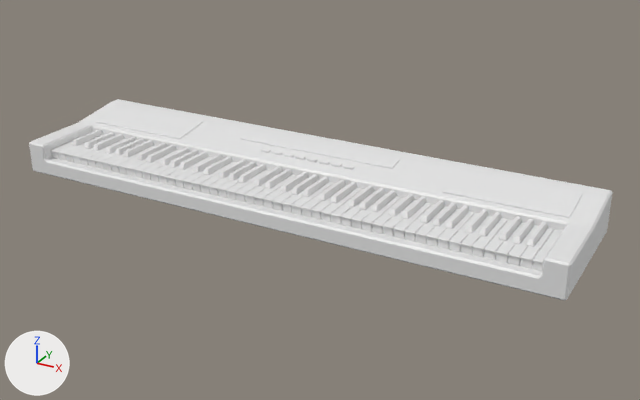
The FBX model Assets/Instruments/Piano/Models/piano.fbx: old version first, new version second.
Camera for both pictures: a camera (50 mm lens) standing at (1.027, -1.728, 0.831) and looking at (0.059, 0.032, -0.049). Lighting does not change. The marker at lower left points along +X, +Y and +Z. The picture after the commit comes second.

Objects in the first picture: 'Piano'.
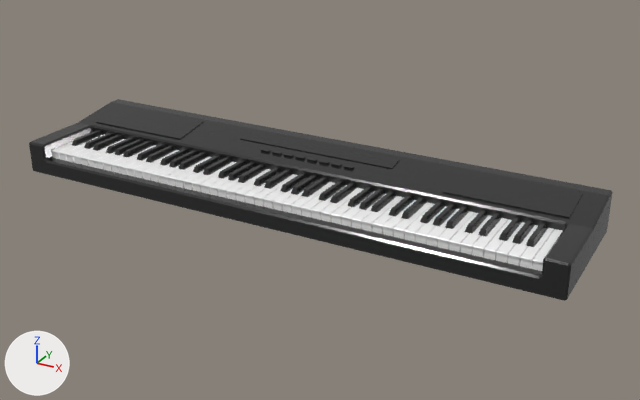
Commit message: fix(piano): Piano_fix를 Piano로 통합

Patch to the scene script:
```diff
--- a/Assets/Instruments/Piano/Models/piano.fbx.py
+++ b/Assets/Instruments/Piano/Models/piano.fbx.py
@@ mat_piano_key_black @@
+mat_piano_key_black = principled_material('Piano_Key_Black')
+mat_piano_key_black.base_color = (0.02, 0.02, 0.02)  # black #272727
+mat_piano_key_black.roughness = 0.2
@@ mat_piano_key_white @@
+mat_piano_key_white = principled_material('Piano_Key_White')
+mat_piano_key_white.base_color = (0.95, 0.95, 0.95)  # white #f9f9f9
+mat_piano_key_white.roughness = 0.25
@@ mat_piano_body @@
+mat_piano_body = principled_material('Piano_Body')
+mat_piano_body.base_color = (0.02, 0.02, 0.02)  # black #272727
+mat_piano_body.roughness = 0.15
@@ me_cube_037 @@
 me_cube_037.from_pydata(...)  # 4330 vertices, 4051 faces; spans x -0.718..0.718, y -0.159..0.203, z -0.056..0.049
 # used by ob_piano; location = (0.0, 0.0, 0.0)
+# me_cube_037 part 1: 184 of the faces centred in x -0.718..0.718, y -0.159..0.203, z -0.056..0.049 switch from mat_material_002 (white #e7e7e7) to mat_piano_body (black #272727)
+# me_cube_037 part 2: 2355 of the faces centred in x -0.662..0.662, y -0.138..0.027, z -0.019..0.008 switch from mat_material_002 (white #e7e7e7) to mat_piano_key_white (white #f9f9f9)
+# me_cube_037 part 3: 1512 of the faces centred in x -0.639..0.623, y -0.081..0.028, z -0.01..0.022 switch from mat_material_002 (white #e7e7e7) to mat_piano_key_black (black #272727)
```

Location of each change, [x1, y1, x2, y2] in pixels of the pictures (640 x 400 px):
part 1 of me_cube_037, recoloured (darker)
    both: [29, 99, 613, 301]
part 2 of me_cube_037, recoloured
    both: [50, 135, 563, 271]
part 3 of me_cube_037, recoloured
    both: [72, 130, 548, 247]
